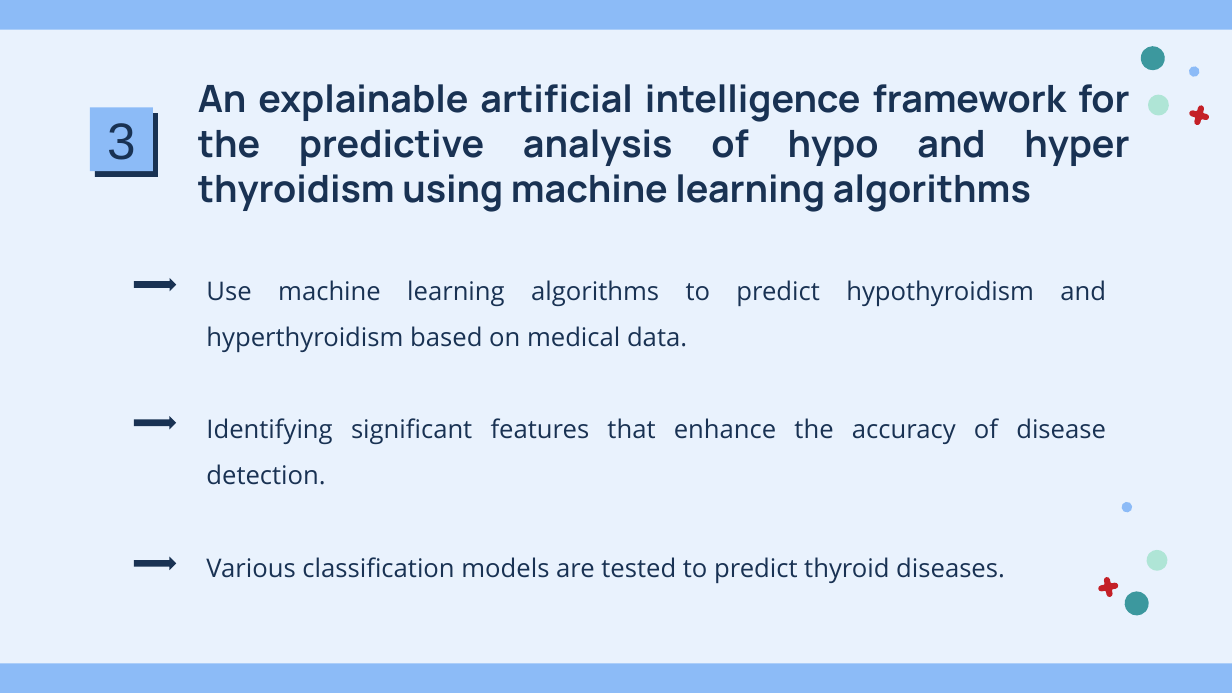
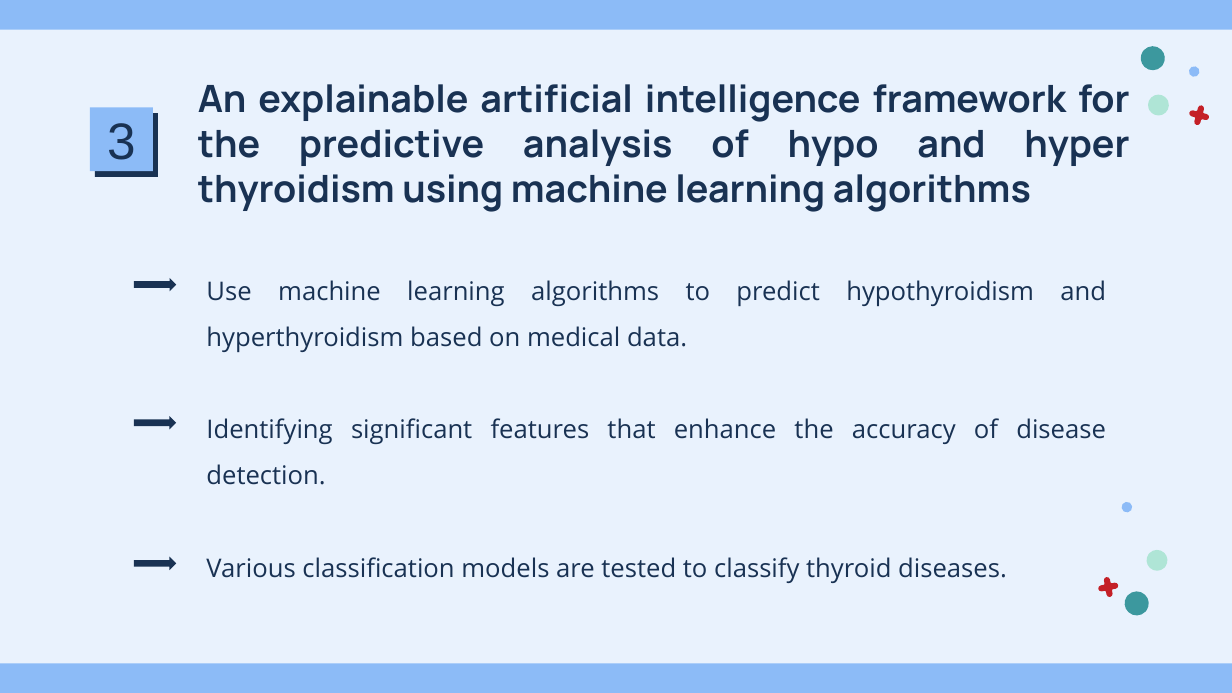
Before and after one commit to nikhi-la/Thyroid---Project, a slide deck: slide 13 of Documents/Thyroid_PPT.pptx. Drawn at 1232x693 pixels with LibreOffice and Linux fonts; fonts in the diff are those of the drawing. Boxes give left, top, right and bottom in pixels: in the first picture for what was removed or moved away, otherwise in the second. Text is boxed around its words. In the diff, an @@ line names an element or a change of style, - is before the commit and + after.

```diff
--- a/Documents/Thyroid_PPT.pptx
+++ b/Documents/Thyroid_PPT.pptx
@@ subtitle at [206,557,1007,583]: text changed @@
-Various classification models are tested to predict thyroid diseases.
+Various classification models are tested to classify thyroid diseases.
```
Also in this commit, not shown: 3 other slides changed, 5 slides added, 1 other file.
